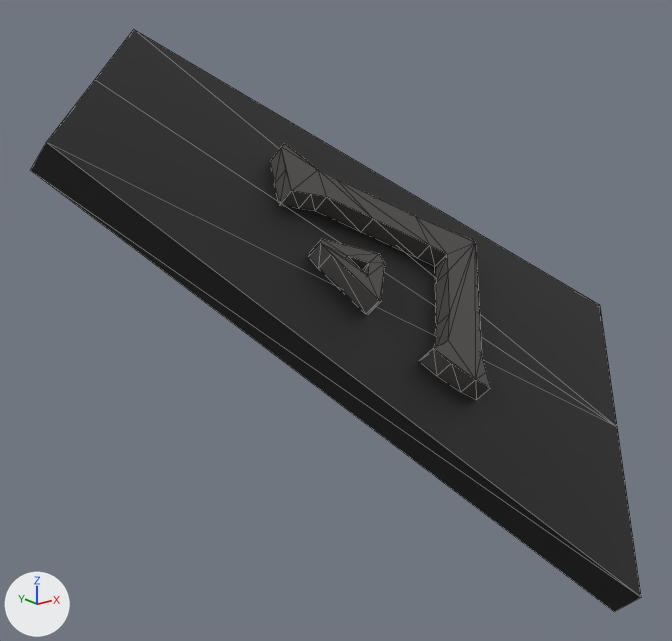
Renders of the OBJ model src/main/resources/assets/stargate/models/DHD/014.obj from each side of a commit.
The view is the same before and after, from a 50 mm camera at (0.0356, -0.1908, 0.8967) aimed at (0.1369, -0.0642, 0.8461). Lighting does not change. The marker at lower left points along +X, +Y and +Z. The picture after the commit comes second. Mesh edges are drawn as thin lines. Where no turn or scale is listed for an object, it has been applied to the vertices.

The scene before the commit, as lines of its bpy script (objects in view):
```python
me_014 = bpy.data.meshes.new('014')
me_014.from_pydata(...)  # 90 vertices, 132 faces; spans x 0.0869..0.2115, y -0.1181..-0.027, z 0.8029..0.8967
me_014.materials.append(mat_glyph)  # picture img_milky_way_dhd_glyphs_png
ob_014 = bpy.data.objects.new('014', me_014)
ob_014.location = (0.0, 0.0, 0.0)
```
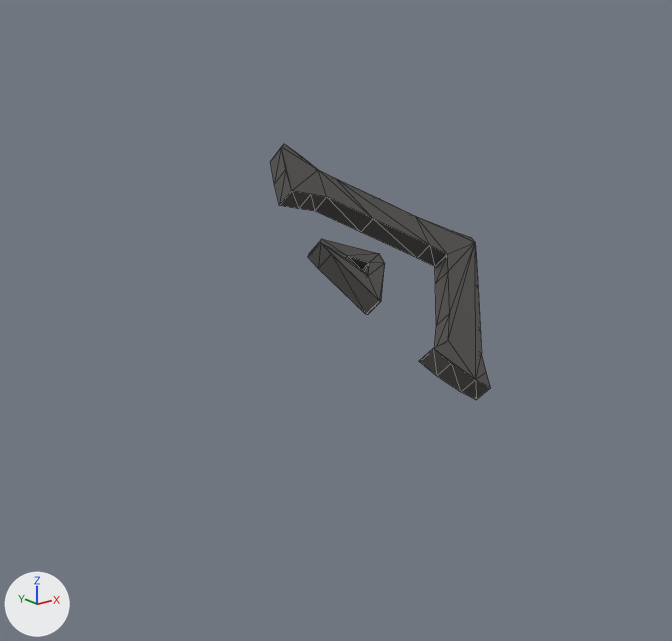
Where the change shows, as pixel boxes (x1, y1, x2, y2) in the pictures (672 x 641 px):
'014', reshaped (64% narrower, 56% shorter): before (31, 29, 641, 612); after (270, 144, 491, 400)
part 1 of me_014, deleted: before (31, 29, 641, 612)

Diff of the bpy script that builds the scene:
```diff
--- a/src/main/resources/assets/stargate/models/DHD/014.obj.py
+++ b/src/main/resources/assets/stargate/models/DHD/014.obj.py
@@ me_014 @@
 # used by ob_014; location = (0.0, 0.0, 0.0)
-me_014.from_pydata(...)  # 90 vertices, 132 faces; spans x 0.0869..0.2115, y -0.1181..-0.027, z 0.8029..0.8967
+me_014.from_pydata(...)  # 80 vertices, 118 faces; spans x 0.1276..0.1727, y -0.0916..-0.0503, z 0.8357..0.8771
+# me_014 part 1: the loose piece of 10 vertices spanning x 0.0869..0.2115, y -0.1181..-0.027, z 0.8029..0.8967 is deleted
 me_014.materials.append(mat_glyph)
```
